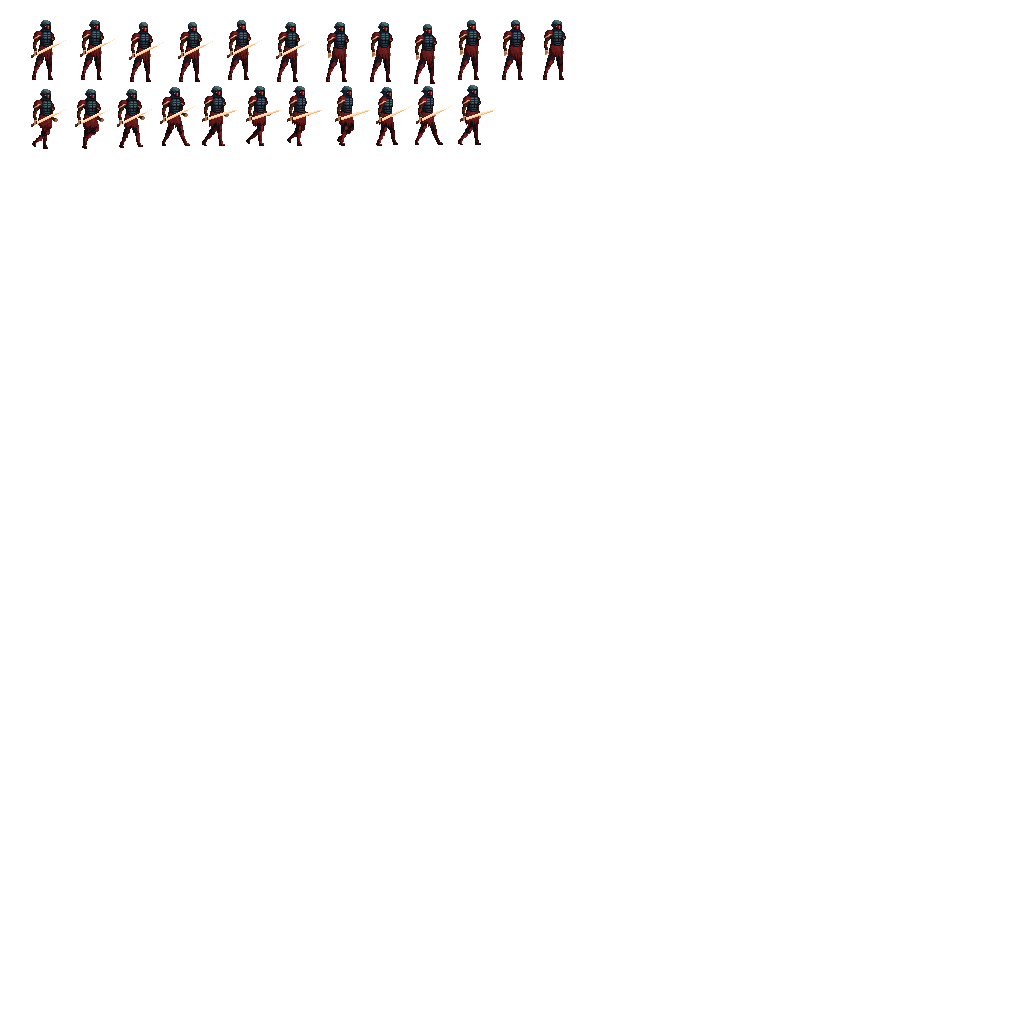
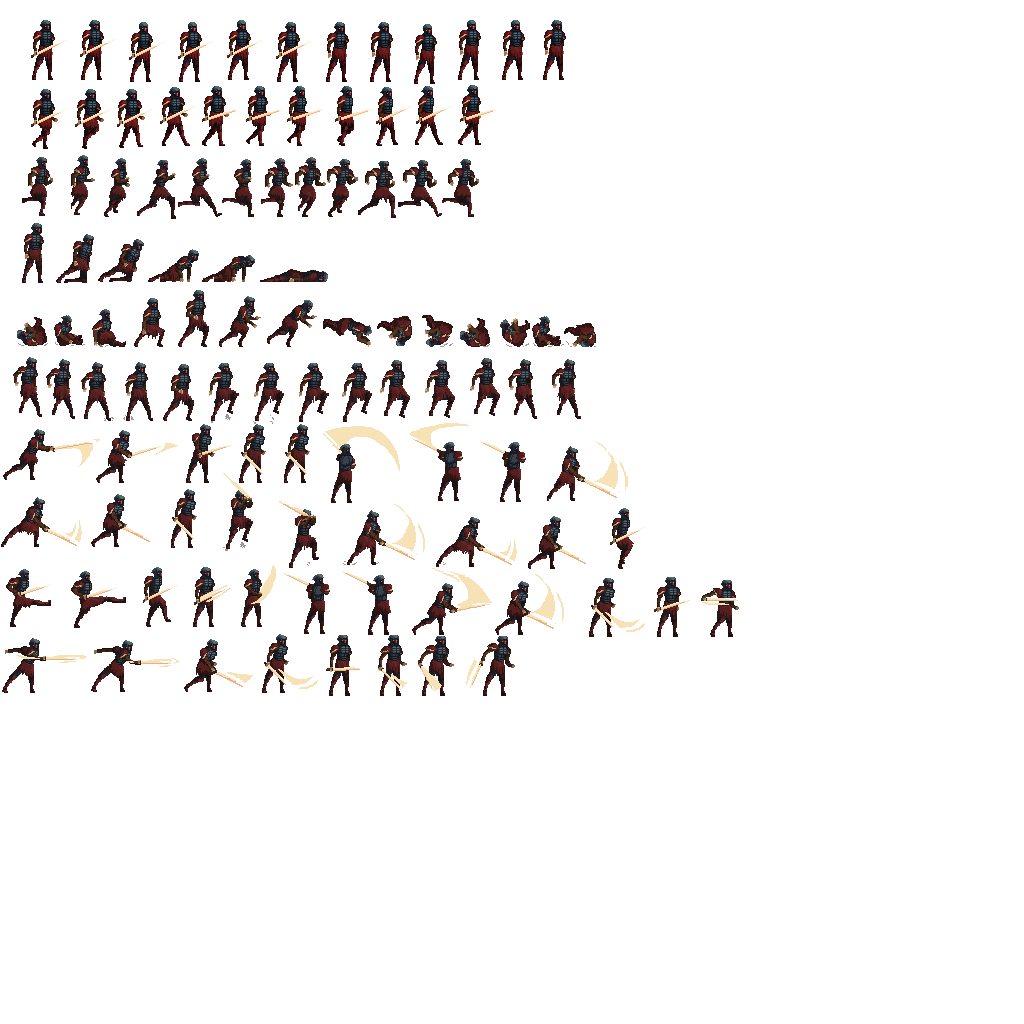
Layer changes from the first 1024 × 1024 image to the second:
renamed "walk-with-weapon-8" to "attack-C4", painted on it over [1, 155, 739, 696]
